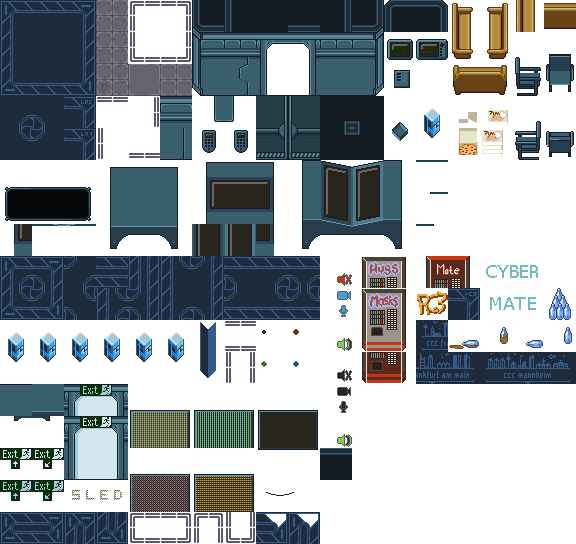
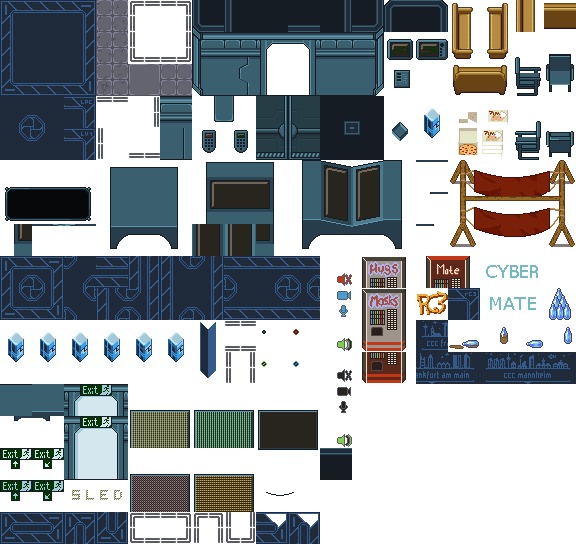
Comparing the layer stacks of the two w=576, h=544 images. Changes:
renamed "Hintergrund" to "Background", opacity 100% → 0%, painted on it over 450, 160, 575, 247
